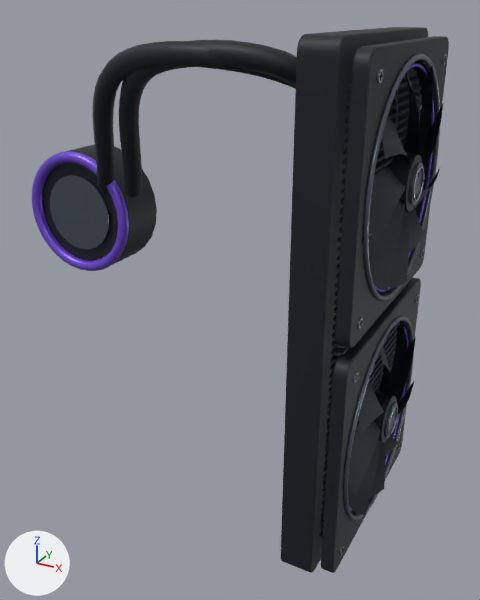
Before and after pictures for a commit that changed the glTF model assets/models/nexrig-aio.glb.
Both versions are drawn from a 50 mm lens placed at (1.59, -2.31, 1.28), pointed at (0.54, -0.41, 0.33). The axes (+X, +Y, +Z) are drawn at lower left. The lights are the same throughout. The first picture is the older version. Where no turn or scale is listed for an object, it has been applied to the vertices. Vertices at exactly the same position are counted once.
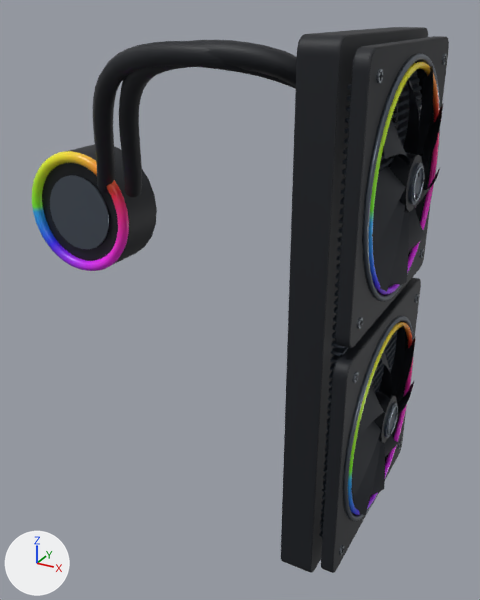
Pixel boxes [x1, y1, x2, y2] of what changed, in the pictures (480 x 600 px; the box of a moved part takes in the faces that stretch with it):
'Mesh_3', reshaped: before [32, 63, 434, 512]; after [32, 62, 439, 515]
part 1 of me_mesh_3, moved or reshaped: before [349, 323, 408, 512]; after [348, 322, 413, 515]
part 2 of me_mesh_3, moved or reshaped: before [374, 63, 434, 292]; after [369, 62, 439, 295]
part 3 of me_mesh_3, moved or reshaped: [32, 151, 129, 271] in both
part 4 of me_mesh_3, recoloured: [33, 159, 122, 267] in both

Patch to the scene script:
```diff
--- a/assets/models/nexrig-aio.glb.py
+++ b/assets/models/nexrig-aio.glb.py
@@ mat_rgb_diffuser @@
+mat_rgb_diffuser = bpy.data.materials.new('RGB diffuser')
+mat_rgb_diffuser.use_nodes = True; mat_rgb_diffuser.node_tree.nodes.clear()
+_N = mat_rgb_diffuser.node_tree.nodes; _L = mat_rgb_diffuser.node_tree.links
+n0 = _N.new('ShaderNodeBsdfPrincipled'); n0.name = 'Principled BSDF'
+n0.inputs[2].default_value = 0.34  # 'Roughness'
+n1 = _N.new('ShaderNodeOutputMaterial'); n1.name = 'Material Output'
+n2 = _N.new('ShaderNodeVertexColor'); n2.name = 'Color Attribute'
+_L.new(n0.outputs[0], n1.inputs[0])  # 'BSDF' to 'Surface'
+_L.new(n2.outputs[0], n0.inputs[0])  # 'Color' to 'Base Color'
@@ me_mesh_3 @@
 # used by ob_mesh_3; location = (0.0, 0.0, 0.0)
-me_mesh_3.from_pydata(...)  # 1152 vertices, 2304 faces; spans x -0.44..1.1, y -0.78..-0.14, z -0.27..1.15
+me_mesh_3.from_pydata(...)  # 1536 vertices, 3072 faces; spans x -0.44..1.12, y -0.78..-0.14, z -0.27..1.15
+# me_mesh_3 part 1: 7 vertices moved within x 1.1, y -0.77..-0.15, z -0.27..0.29; 352 vertices removed from x 1.09..1.1, y -0.78..-0.14, z -0.27..0.37; 480 vertices added at x 1.1..1.12, y -0.78..-0.14, z -0.27..0.37
+# me_mesh_3 part 2: 7 vertices moved within x 1.1, y -0.77..-0.15, z 0.59..1.15; 352 vertices removed from x 1.09..1.1, y -0.78..-0.14, z 0.51..1.15; 480 vertices added at x 1.1..1.12, y -0.78..-0.14, z 0.51..1.15
+# me_mesh_3 part 3: 24 vertices moved within x -0.41..0.01, y -0.4..-0.36, z 0.33..0.75; 216 vertices removed from x -0.44..0.04, y -0.4..-0.36, z 0.3..0.78; 344 vertices added at x -0.44..0.04, y -0.4..-0.36, z 0.3..0.78
+# me_mesh_3 part 4: 40 faces spanning x -0.42..0.02, y -0.4..-0.36, z 0.32..0.76 switch from mat_purple_accent (purple #7653db) to mat_rgb_diffuser
```
